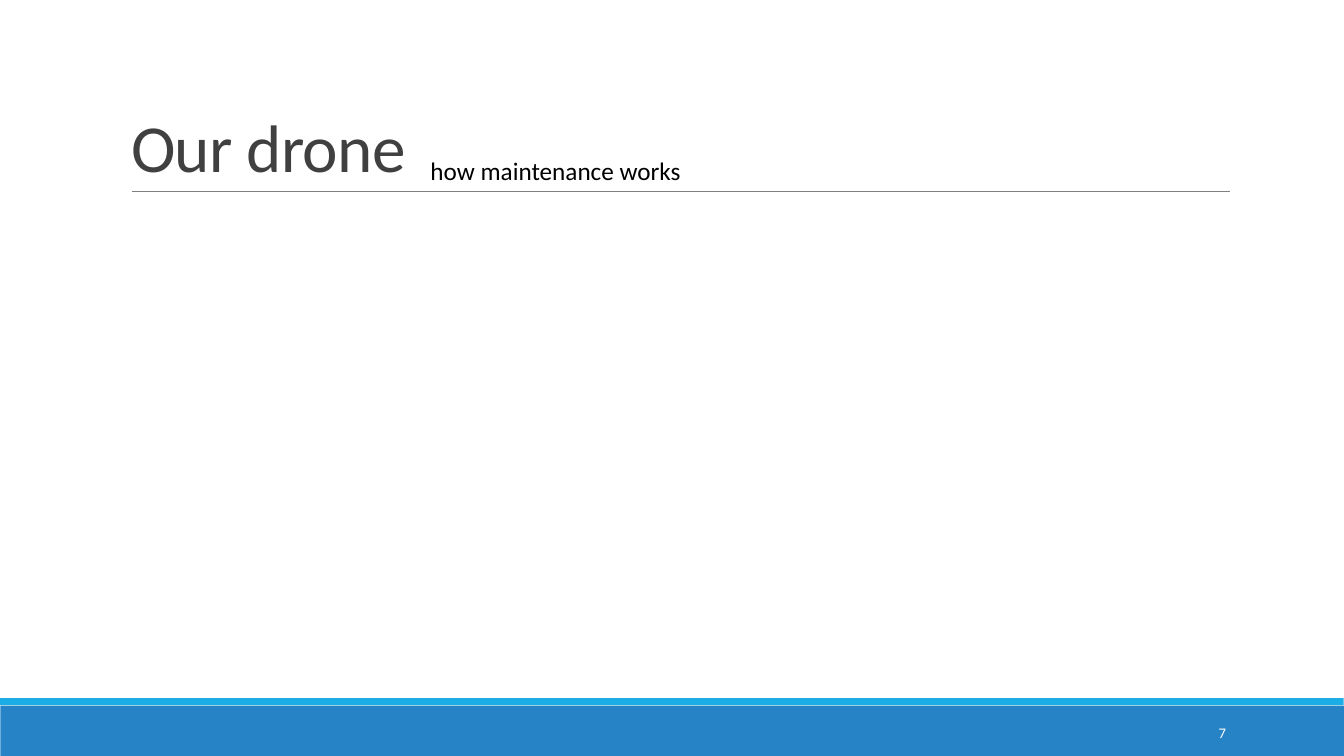
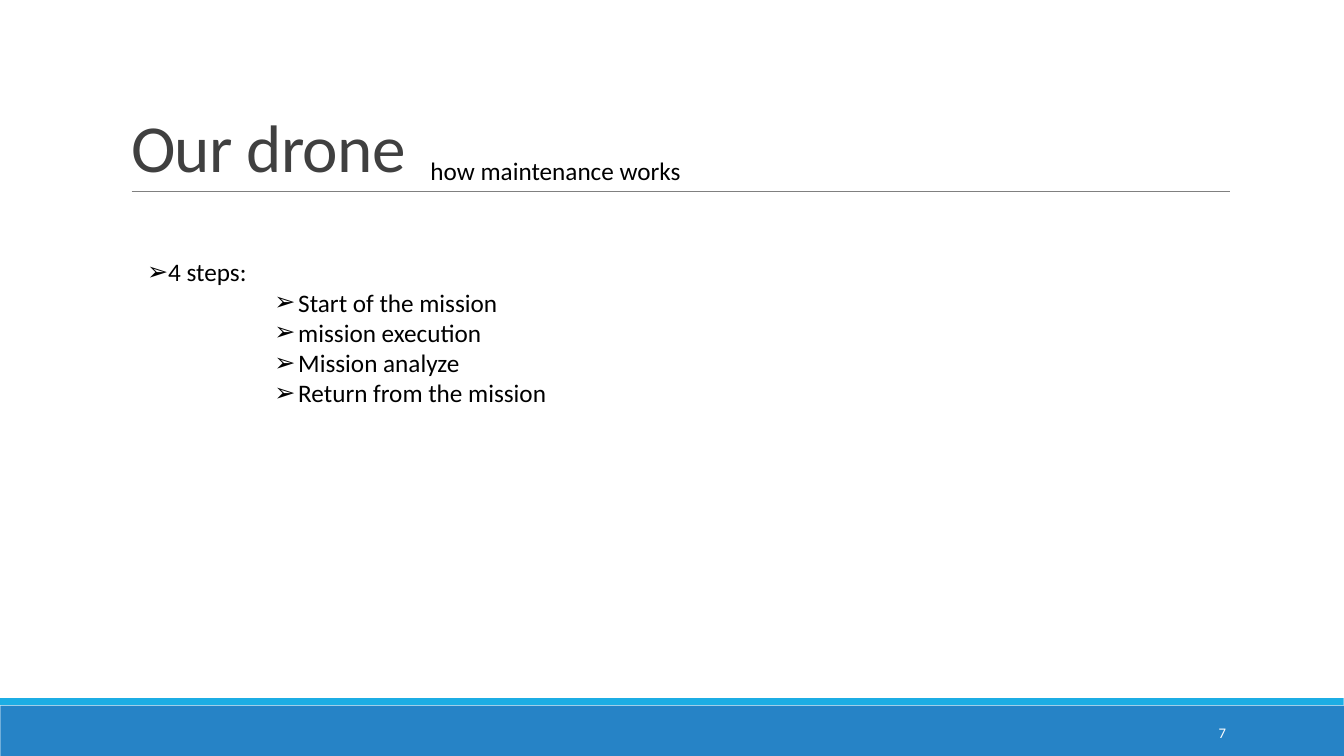
Before and after one commit to Jacquelinehhy/Group-1-, a slide deck: slide 7 of soutenance.pptx. Drawn at 1344x756 pixels with LibreOffice and Linux fonts; fonts in the diff are those of the drawing. Boxes give left, top, right and bottom in pixels: in the first picture for what was removed or moved away, otherwise in the second. Text is boxed around its words. In the diff, an @@ line names an element or a change of style, - is before the commit and + after.

```diff
--- a/soutenance.pptx
+++ b/soutenance.pptx
@@ text added at (x1=168, y1=264, x2=546, y2=403), 18 pt, text #000000 @@
+➢ 4 steps:
+      ➢ Start of the mission
+      ➢ mission execution
+      ➢ Mission analyze
+      ➢ Return from the mission
```
Also in this commit, not shown: 2 other slides changed, 1 slide added, 1 slide removed, 2 other files.
